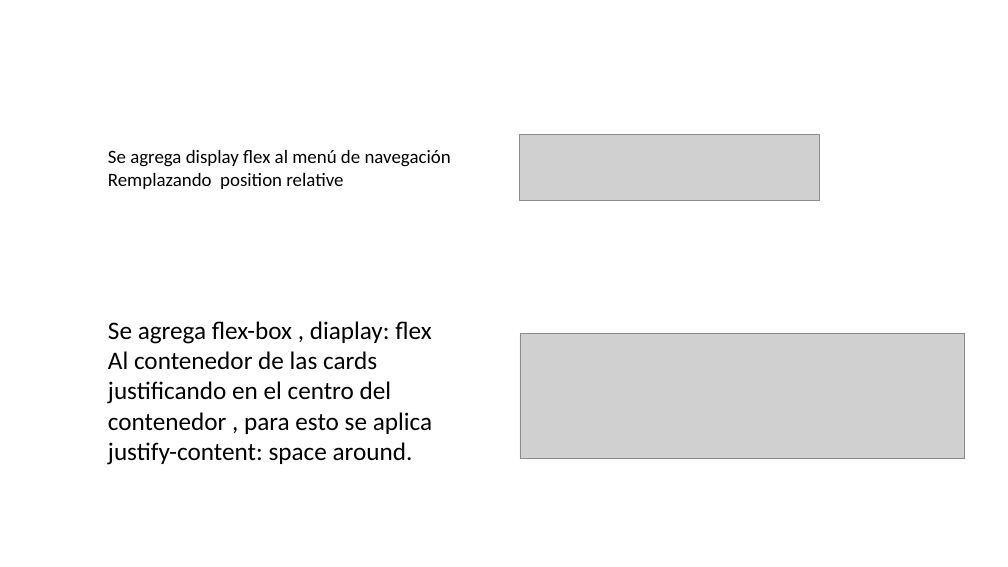
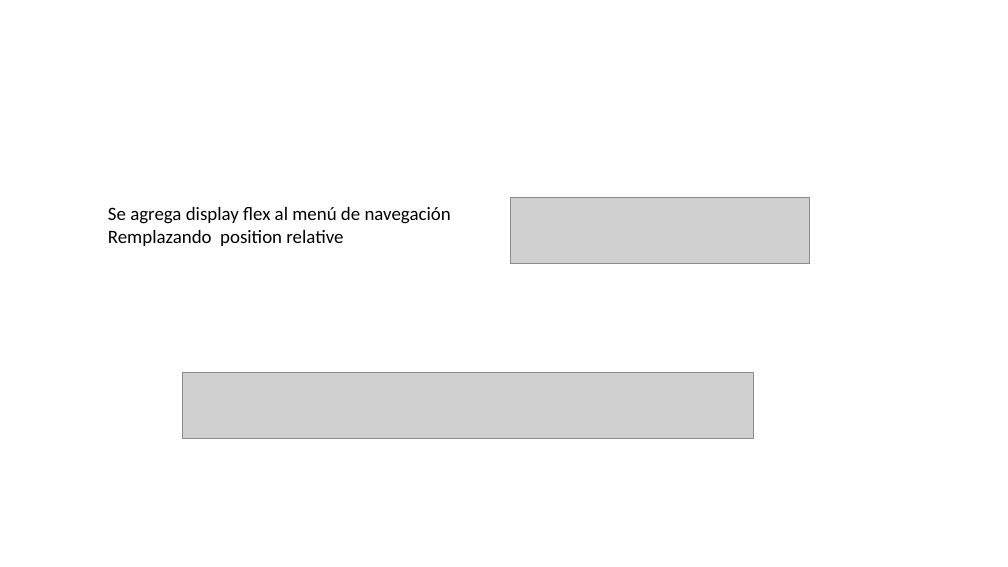
Before and after one commit to jogard24/modificarflexbox, a slide deck: slide 4 of flexbox.pptx. Drawn at 1008x567 pixels with LibreOffice and Linux fonts; fonts in the diff are those of the drawing; grey boxes stand for pictures; background and template pictures are left out. Boxes give left, top, right and bottom in pixels: in the first picture for what was removed or moved away, otherwise in the second. Text is boxed around its words. In the diff, an @@ line names an element or a change of style, - is before the commit and + after.

```diff
--- a/flexbox.pptx
+++ b/flexbox.pptx
@@ text "Se agrega display flex al ...": place and size @@
-text "Se agrega display flex al ..." at bbox=[108, 150, 451, 189]
+text "Se agrega display flex al ..." at bbox=[108, 207, 451, 246]
@@ picture: place and size @@
-picture at bbox=[520, 135, 820, 200]
+picture at bbox=[510, 198, 810, 263]
@@ text removed at bbox=[108, 321, 432, 465] @@
-Se agrega flex-box , diaplay: flex
-Al contenedor de las cards justificando en el centro del contenedor , para esto se aplica justify-content: space around.
@@ picture removed at bbox=[520, 334, 966, 459] @@
@@ picture added at bbox=[182, 373, 754, 438] @@
```
Also in this commit, not shown: 2 other slides changed, 2 slides added.
